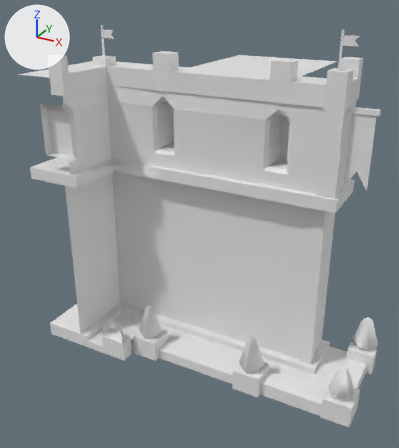
The FBX model Assets/Art/Meshes/PrototypeMeshes/Buildings/Bomb/Buildings_Bomb.fbx: old version first, new version second.
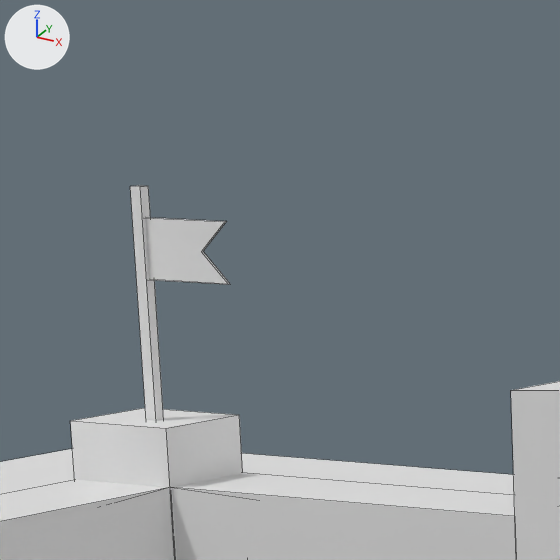
The first picture shows the older version from a 50 mm lens placed at (3.87, -7.51, 6.28), pointed at (-0.54, 0.51, 2.27). The close-ups show both versions on the part from 21% to 40% of the width and 0% to 17% of the height of that picture; other places that the commit changed are outside them. Every picture has the same lights, and +X, +Y and +Z are marked at upper left. The close-ups show mesh edges as thin lines. Materials are left out; every surface is plain grey. Where no turn or scale is listed for an object, it has been applied to the vertices.

Script lines for the objects in view, before the commit:
```python
me_watchtower_secondage_level3_022 = bpy.data.meshes.new('WatchTower_SecondAge_Level3.022')
me_watchtower_secondage_level3_022.from_pydata(...)  # 102 vertices, 77 faces; spans x -1.0..1.0, y -1.0..1.0, z -1.0..1.61
# faces by material slot: [37, 28, 6, 6]
me_watchtower_secondage_level3_022.materials.append(mat_stone_light)
me_watchtower_secondage_level3_022.materials.append(mat_stone)
me_watchtower_secondage_level3_022.materials.append(mat_wood)
me_watchtower_secondage_level3_022.materials.append(mat_main)
ob_bomb_top_incorner = bpy.data.objects.new('Bomb_Top_InCorner', me_watchtower_secondage_level3_022)
ob_bomb_top_incorner.location = (-2.0, 0.0, 4.0)
```
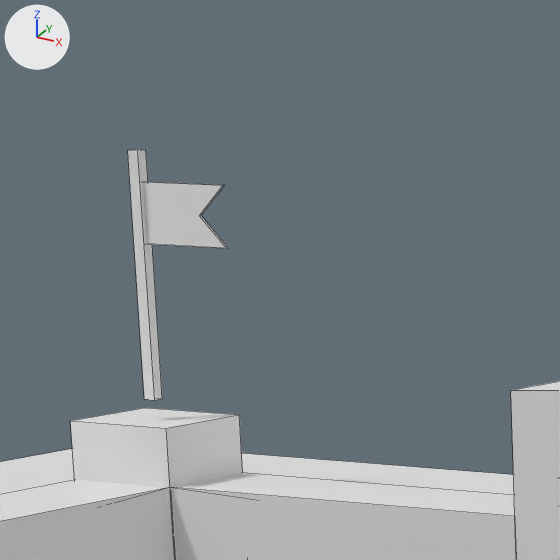
Pixel boxes (x1, y1, x2, y2) of what changed, in the close-ups (560 x 560 px; the box of a moved part takes in the faces that stretch with it):
'Bomb_Top_InCorner', reshaped
    before: (0, 186, 560, 560)
    after: (0, 150, 560, 560)
part 1 of me_watchtower_secondage_level3_022, moved or reshaped
    before: (130, 186, 164, 421)
    after: (128, 150, 162, 400)
part 2 of me_watchtower_secondage_level3_022, moved or reshaped
    before: (145, 218, 230, 284)
    after: (143, 182, 228, 248)

What the commit changed:
me_watchtower_secondage_level3_022 has 102 vertices, 77 faces and spans x -1.0..1.0, y -1.0..1.0, z -1.0..1.61.
me_watchtower_secondage_level3_022 is used by ob_bomb_top_incorner; location (-2.0, 0.0, 4.0).
me_watchtower_secondage_level3_022 part 1: the loose piece of 8 vertices spanning x -0.22..-0.19, y 0.17..0.2, z 1.08..1.61 is moved by (0.0, 0.0, 0.08).
me_watchtower_secondage_level3_022 part 2: the loose piece of 10 vertices spanning x -0.2..0.03, y 0.19, z 1.41..1.55 is moved by (0.0, 0.0, 0.08).
